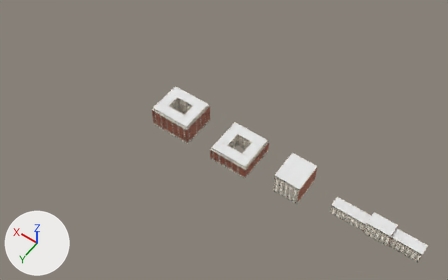
What one commit did to the Blender file art/midrise-families/mansion.blend.
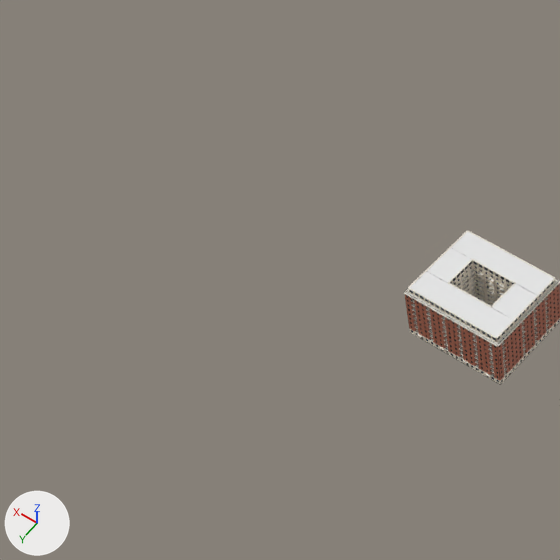
There are two pictures of each version: one whole from a 50 mm camera at (-10.0, 420.0, 674.0) aimed at (293.0, -5.0, 6.0), one close up on the part from 0% to 47% of the width and 0% to 75% of the height. The lights are fixed; the arrows at lower left show +X, +Y and +Z. The first two pictures are the older version.

The first close-up shows 'back-to-back-ring'.
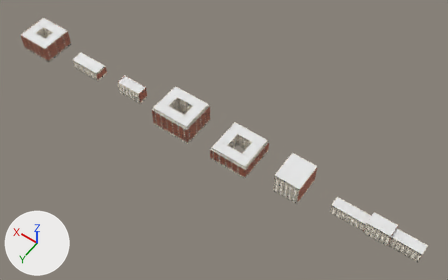
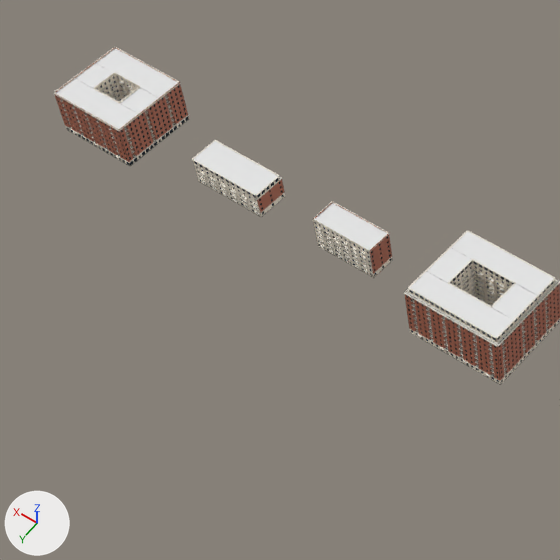
Diff of the bpy script that builds the scene:
```diff
--- a/art/midrise-families/mansion.blend.py
+++ b/art/midrise-families/mansion.blend.py
@@ me_shops_ring @@
+me_shops_ring.from_pydata(...)  # 37008 vertices, 26188 faces; spans x 599.1..652.9, y -24.9..24.9, z 0.0..29.0
+me_shops_ring.materials.append(mat_plinth_mansion)  # grey #7d7a73
+me_shops_ring.materials.append(mat_wall_end_mansion_painted_plaster_wall)  # its picture is missing
+me_shops_ring.materials.append(mat_glass_mansion)  # dark blue #35414a
+me_shops_ring.materials.append(mat_door_mansion)  # dark grey #3b3f3c
+me_shops_ring.materials.append(mat_trim_mansion)  # white #e9e4d8
+me_shops_ring.materials.append(mat_wall_mansion_bricks_088)  # its picture is missing
+me_shops_ring.materials.append(mat_reveal_mansion)  # light grey #c9c0b0
+me_shops_ring.materials.append(mat_metal_mansion)  # dark grey #2f3437
+me_shops_ring.materials.append(mat_membrane_mansion_bitumen)  # its picture is missing
@@ me_shops_wide_bay @@
+me_shops_wide_bay.from_pydata(...)  # 4192 vertices, 2836 faces; spans x 511.5..560.5, y -10.9..11.4, z 0.0..17.8
+me_shops_wide_bay.materials.append(mat_plinth_mansion)  # grey #7d7a73
+me_shops_wide_bay.materials.append(mat_wall_end_mansion_painted_plaster_wall)  # its picture is missing
+me_shops_wide_bay.materials.append(mat_glass_mansion)  # dark blue #35414a
+me_shops_wide_bay.materials.append(mat_door_mansion)  # dark grey #3b3f3c
+me_shops_wide_bay.materials.append(mat_trim_mansion)  # white #e9e4d8
+me_shops_wide_bay.materials.append(mat_wall_mansion_bricks_088)  # its picture is missing
+me_shops_wide_bay.materials.append(mat_metal_mansion)  # dark grey #2f3437
+me_shops_wide_bay.materials.append(mat_paving_mansion_concrete_panels)  # its picture is missing
+me_shops_wide_bay.materials.append(mat_membrane_mansion_bitumen)  # its picture is missing
@@ me_balconies_no_attic @@
+me_balconies_no_attic.from_pydata(...)  # 8384 vertices, 5904 faces; spans x 431.9..472.1, y -9.4..9.4, z 0.0..22.0
+# faces by material slot: [24, 780, 190, 2, 444, 3600, 858, 6]
+me_balconies_no_attic.materials.append(mat_plinth_mansion)  # grey #7d7a73
+me_balconies_no_attic.materials.append(mat_wall_end_mansion_painted_plaster_wall)  # its picture is missing
+me_balconies_no_attic.materials.append(mat_glass_mansion)  # dark blue #35414a
+me_balconies_no_attic.materials.append(mat_door_mansion)  # dark grey #3b3f3c
+me_balconies_no_attic.materials.append(mat_trim_mansion)  # white #e9e4d8
+me_balconies_no_attic.materials.append(mat_metal_mansion)  # dark grey #2f3437
+me_balconies_no_attic.materials.append(mat_wall_mansion_bricks_088)  # its picture is missing
+me_balconies_no_attic.materials.append(mat_membrane_mansion_bitumen)  # its picture is missing
@@ ob_shops_ring @@
+ob_shops_ring = bpy.data.objects.new('shops-ring', me_shops_ring)
+ob_shops_ring.location = (0.0, 0.0, 0.0)
@@ ob_shops_wide_bay @@
+ob_shops_wide_bay = bpy.data.objects.new('shops-wide-bay', me_shops_wide_bay)
+ob_shops_wide_bay.location = (0.0, 0.0, 0.0)
@@ ob_balconies_no_attic @@
+ob_balconies_no_attic = bpy.data.objects.new('balconies-no-attic', me_balconies_no_attic)
+ob_balconies_no_attic.location = (0.0, 0.0, 0.0)
```

What differs and where, as boxes [x1, y1, x2, y2] in the close-ups (560 x 560 px):
'shops-ring', added
    after: [54, 47, 189, 166]
    faces in mat_membrane_mansion_bitumen (its picture is missing): [56, 48, 178, 129]
    faces in mat_wall_mansion_bricks_088 (its picture is missing): [54, 47, 188, 162]
    faces in mat_trim_mansion (white #e9e4d8): [54, 47, 189, 163]
    faces in mat_glass_mansion (dark blue #35414a): [56, 76, 189, 165]
    faces in mat_wall_end_mansion_painted_plaster_wall (its picture is missing): [65, 73, 189, 165]
'shops-wide-bay', added
    after: [192, 140, 286, 217]
    faces in mat_membrane_mansion_bitumen (its picture is missing): [194, 141, 277, 194]
    faces in mat_wall_end_mansion_painted_plaster_wall (its picture is missing): [193, 161, 285, 217]
    faces in mat_trim_mansion (white #e9e4d8): [192, 140, 285, 215]
    faces in mat_wall_mansion_bricks_088 (its picture is missing): [195, 169, 285, 212]
    faces in mat_glass_mansion (dark blue #35414a): [194, 161, 284, 215]
'balconies-no-attic', added
    after: [312, 201, 393, 278]
    faces in mat_membrane_mansion_bitumen (its picture is missing): [315, 203, 387, 250]
    faces in mat_wall_end_mansion_painted_plaster_wall (its picture is missing): [313, 219, 393, 278]
    faces in mat_wall_mansion_bricks_088 (its picture is missing): [313, 202, 392, 274]
    faces in mat_trim_mansion (white #e9e4d8): [312, 201, 390, 273]
    faces in mat_glass_mansion (dark blue #35414a): [315, 222, 391, 276]
